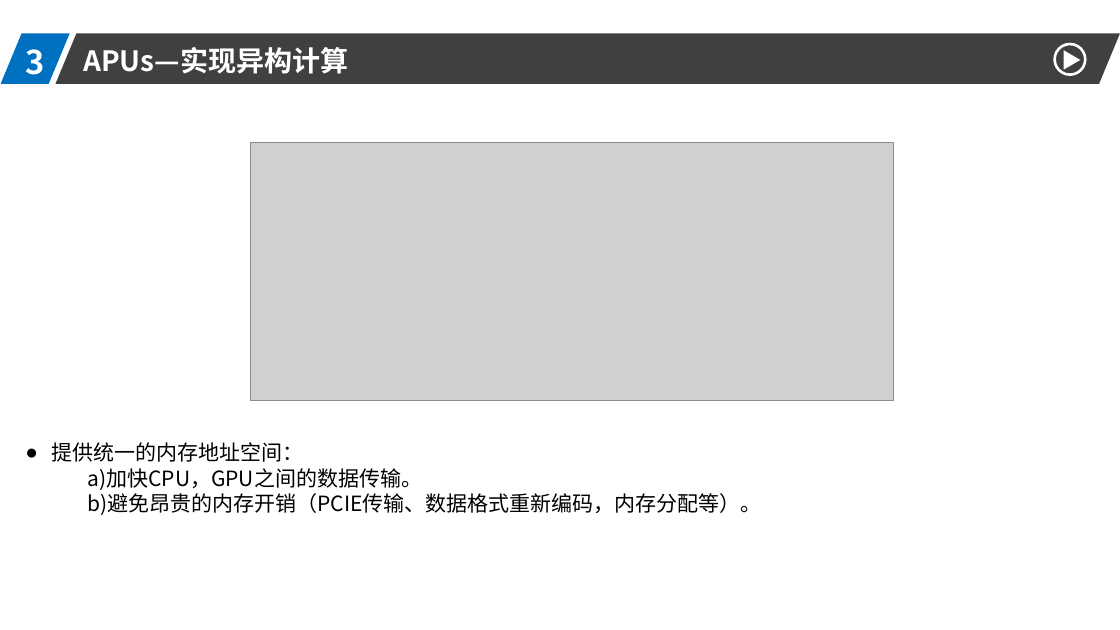
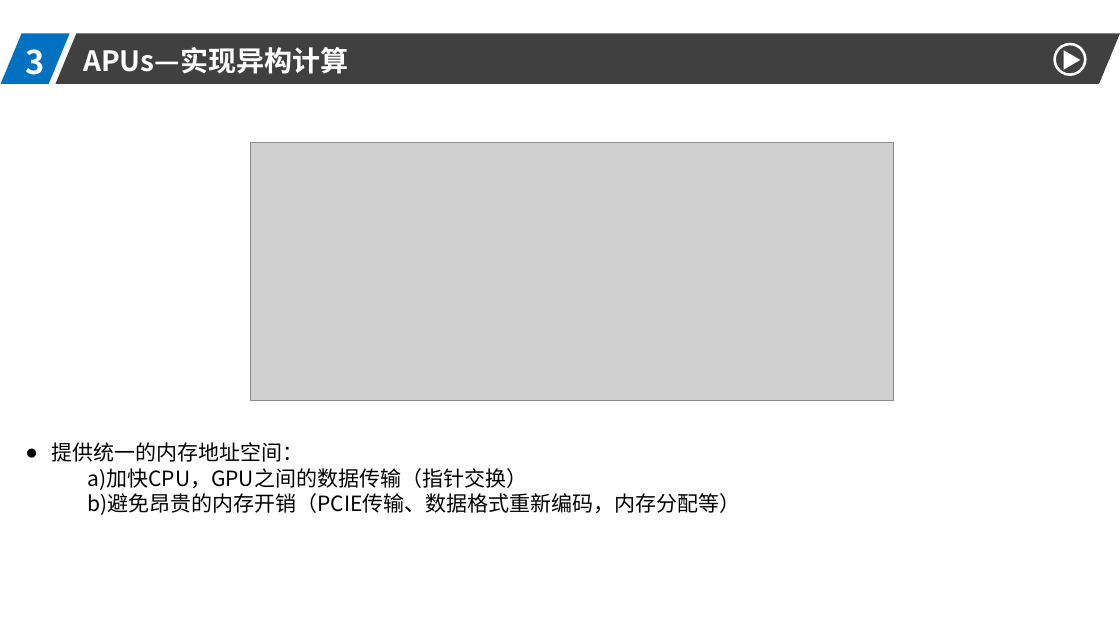
Before and after one commit to DO-MINATOR/buaa, a slide deck: slide 5 of 高性能计算机/高性能.pptx. Drawn at 1120x630 pixels with LibreOffice and Linux fonts; fonts in the diff are those of the drawing; grey boxes stand for pictures. Boxes give left, top, right and bottom in pixels: in the first picture for what was removed or moved away, otherwise in the second. Text is boxed around its words. In the diff, an @@ line names an element or a change of style, - is before the commit and + after.

```diff
--- a/高性能计算机/高性能.pptx
+++ b/高性能计算机/高性能.pptx
@@ text at [88,468,741,515]: text changed @@
-a)加快CPU，GPU之间的数据传输。
-b)避免昂贵的内存开销（PCIE传输、数据格式重新编码，内存分配等）。
+a)加快CPU，GPU之间的数据传输（指针交换）
+b)避免昂贵的内存开销（PCIE传输、数据格式重新编码，内存分配等）
```
Also in this commit, not shown: 8 other slides changed.
